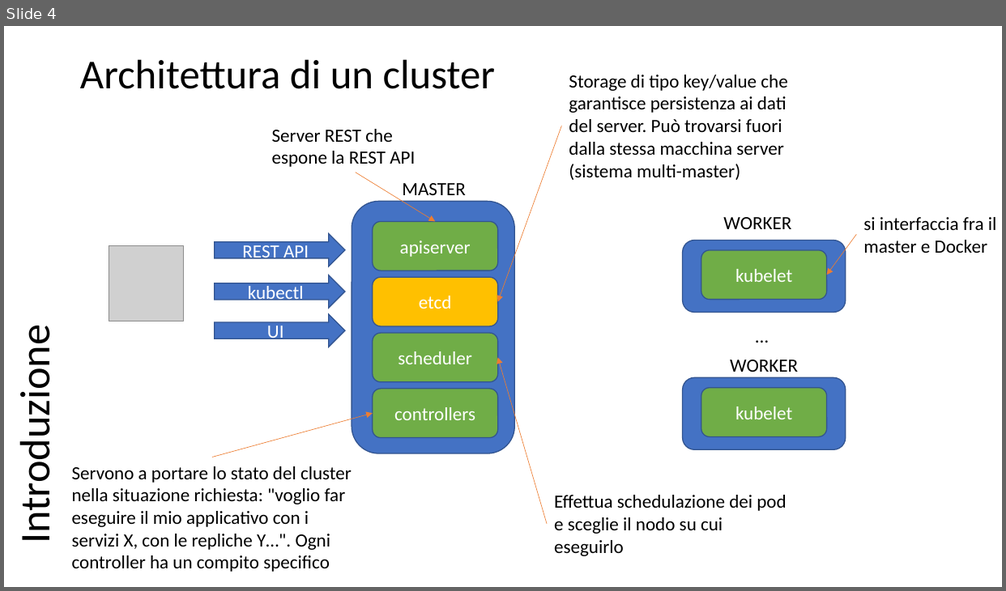
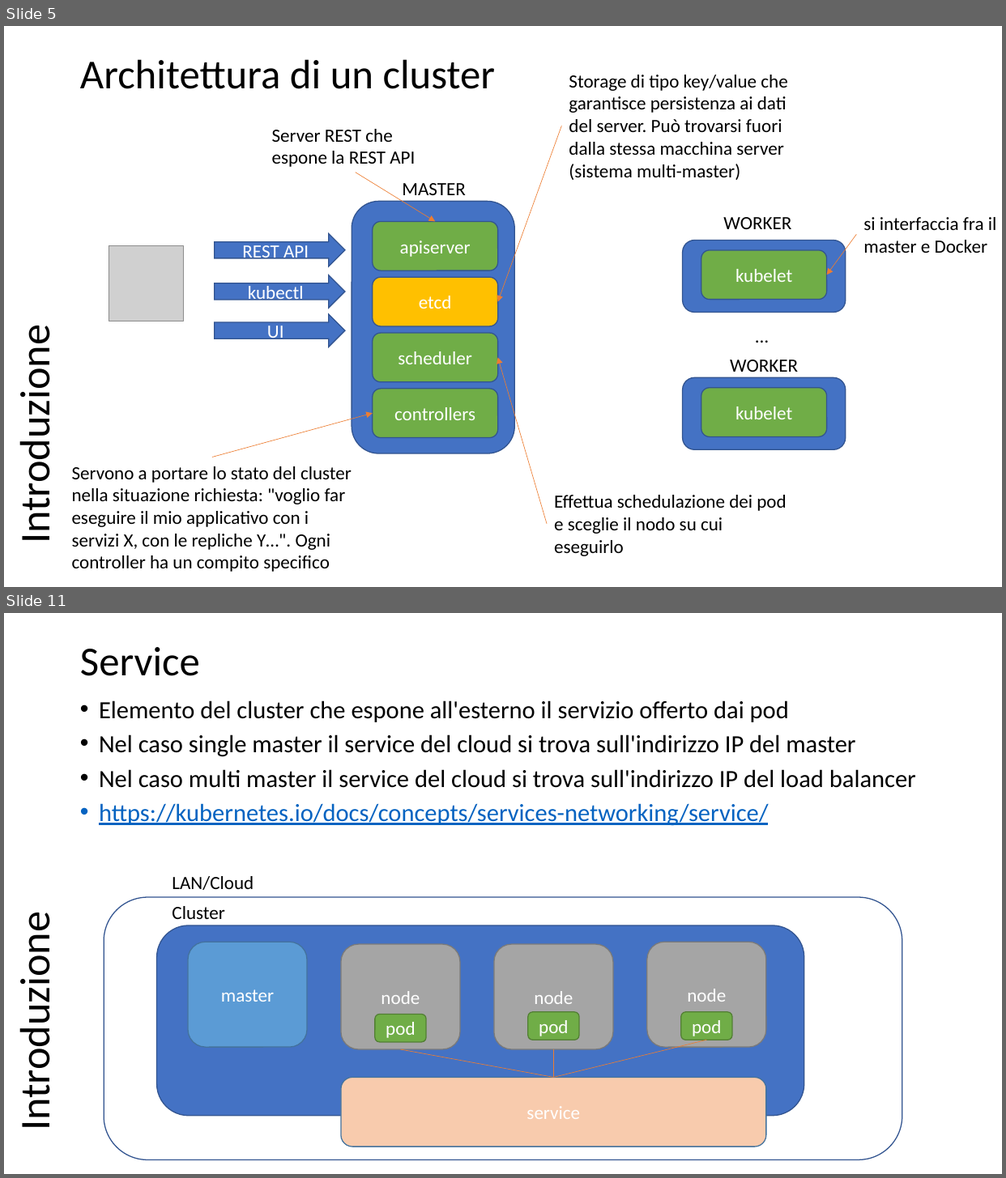
Before and after one commit to scastagnoli/academySisal, a slide deck: kubernetes.pptx. Shown one above the other, each under a label of ours: slide 4 before the commit, slides 5 and 11 after it; the slides between them are not shown. The pictures are 1006x591 and 1006x1178 pixels, drawn with LibreOffice and Linux fonts; fonts in the diff are those of the drawing; grey boxes stand for pictures. Boxes give left, top, right and bottom in pixels: in the first picture for what was removed or moved away, otherwise in the second. Text is boxed around its words. In the diff, an @@ line names an element or a change of style, - is before the commit and + after.

```diff
--- a/kubernetes.pptx
+++ b/kubernetes.pptx
@@ slide 11 added at box(4, 613, 1002, 1174), background #FFFFFF @@
@@ title added at box(80, 647, 200, 676), 39.6 pt, text #000000 @@
+Service
@@ text added at box(99, 700, 916, 826), 23.8 pt, text #000000 @@
+• Elemento del cluster che espone all'esterno il servizio offerto dai pod
+• Nel caso single master il service del cloud si trova sull'indirizzo IP del master
+• Nel caso multi master il service del cloud si trova sull'indirizzo IP del load balancer
+• https://kubernetes.io/docs/concepts/services-networking/service/
@@ text added at box(172, 876, 253, 890), 18 pt, text #000000 @@
+LAN/Cloud
@@ rounded rectangle added at box(104, 897, 902, 1161), outline #325491 1 pt @@
@@ rounded rectangle added at box(157, 926, 804, 1116), fill #4472C4, outline #325491 1 pt @@
@@ text added at box(172, 906, 224, 919), 18 pt, text #000000 @@
+Cluster
@@ text added at box(10, 935, 62, 1124), 40.7 pt, text #000000 @@
+Introduzione
@@ rounded rectangle added at box(188, 943, 307, 1048), fill #5B9BD5, outline #43739E 1 pt, 18 pt, text #FFFFFF @@
+master
@@ rounded rectangle added at box(341, 944, 460, 1050), fill #A5A5A5, outline #7A7A7A 1 pt, 18 pt, text #FFFFFF @@
+node
@@ rounded rectangle added at box(494, 944, 613, 1050), fill #A5A5A5, outline #7A7A7A 1 pt, 18 pt, text #FFFFFF @@
+node
@@ rounded rectangle added at box(647, 943, 766, 1048), fill #A5A5A5, outline #7A7A7A 1 pt, 18 pt, text #FFFFFF @@
+node
@@ rounded rectangle added at box(375, 1014, 426, 1042), fill #70AD47, outline #538035 1 pt, 18 pt, text #FFFFFF @@
+pod
@@ rounded rectangle added at box(528, 1012, 579, 1040), fill #70AD47, outline #538035 1 pt, 18 pt, text #FFFFFF @@
+pod
@@ rounded rectangle added at box(681, 1012, 732, 1040), fill #70AD47, outline #538035 1 pt, 18 pt, text #FFFFFF @@
+pod
@@ line added from (401, 1050) to (553, 1078), #ED7D31 0.5 pt @@
@@ line added from (553, 1050) to (553, 1078), #ED7D31 0.5 pt @@
@@ line added from (707, 1041) to (553, 1078), #ED7D31 0.5 pt @@
@@ rounded rectangle added at box(341, 1078, 766, 1148), fill #F8CBAD, outline #43739E 1 pt, 18 pt, text #FFFFFF @@
+service
@@ what was slide 4 is now slide 5 @@
```
Also in this commit, not shown: 6 slides changed, 12 other slides added.
